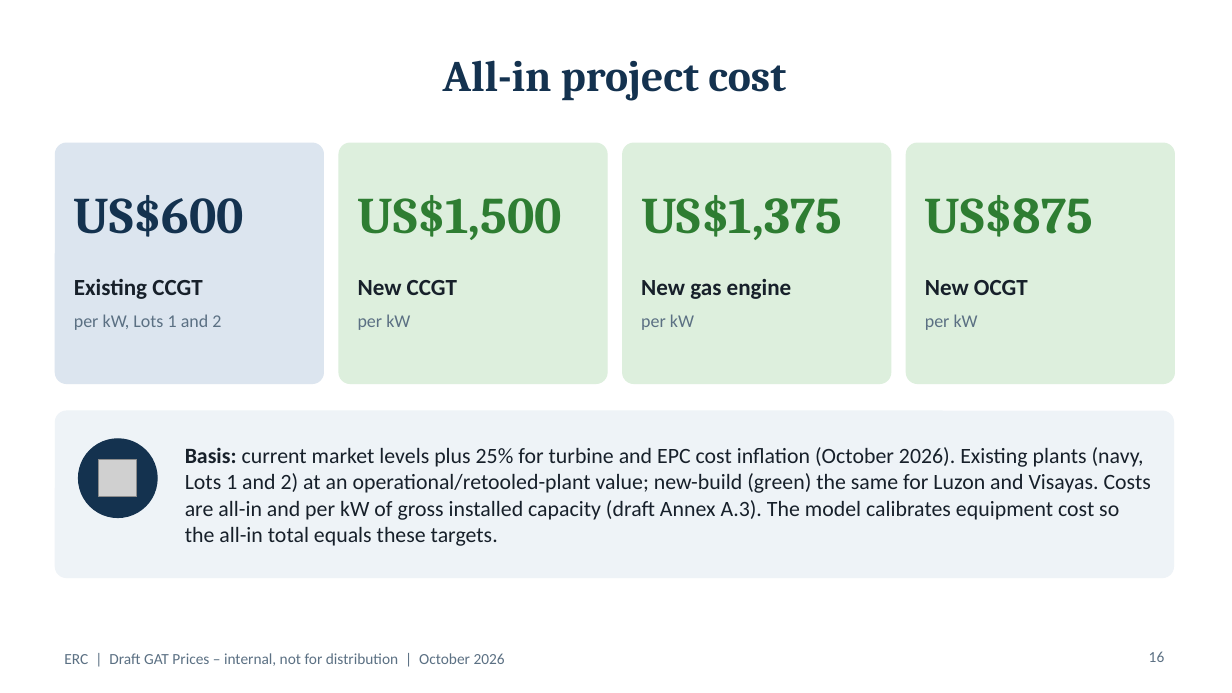
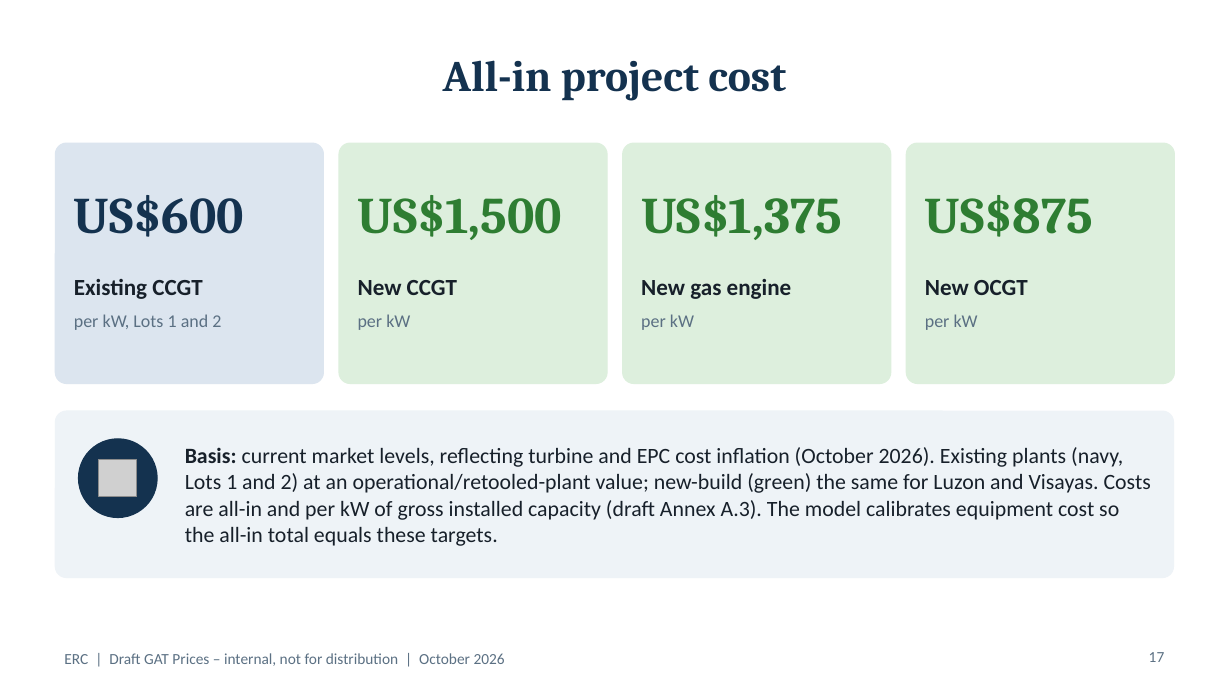
Before and after one commit to polyphase123/Midmerit, a slide deck: slide 17 of ERC_GATP_Rates_and_Assumptions.pptx (slide 16 before the commit). Drawn at 1232x693 pixels with LibreOffice and Linux fonts; fonts in the diff are those of the drawing; grey boxes stand for pictures. Boxes give left, top, right and bottom in pixels: in the first picture for what was removed or moved away, otherwise in the second. Text is boxed around its words. In the diff, an @@ line names an element or a change of style, - is before the commit and + after.

```diff
--- a/ERC_GATP_Rates_and_Assumptions.pptx
+++ b/ERC_GATP_Rates_and_Assumptions.pptx
@@ text at bbox=[185, 447, 1151, 546]: text changed @@
-Basis: current market levels plus 25% for turbine and EPC cost inflation (October 2026). Existing plants (navy, Lots 1 and 2) at an operational/retooled-plant value; new-build (green) the same for Luzon and Visayas. Costs are all-in and per kW of gross installed capacity (draft Annex A.3). The model calibrates equipment cost so the all-in total equals these targets.
+Basis: current market levels, reflecting turbine and EPC cost inflation (October 2026). Existing plants (navy, Lots 1 and 2) at an operational/retooled-plant value; new-build (green) the same for Luzon and Visayas. Costs are all-in and per kW of gross installed capacity (draft Annex A.3). The model calibrates equipment cost so the all-in total equals these targets.
@@ page number at bbox=[1149, 652, 1165, 662]: text changed @@
-16
+17
```
Also in this commit, not shown: 6 other slides changed, 2 slides added, 1 slide removed, 24 other files.
